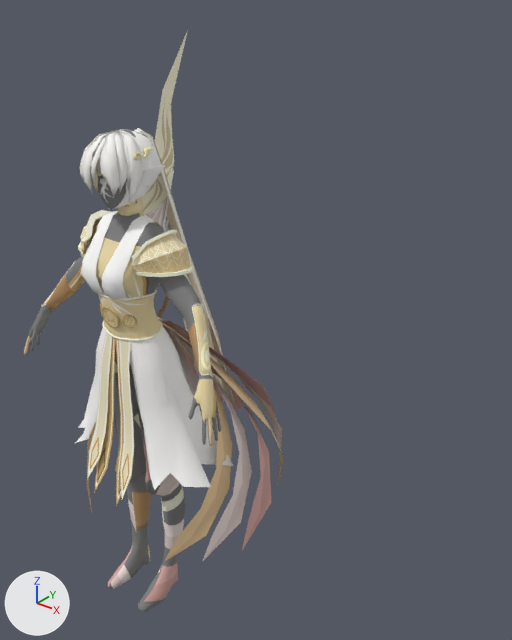
Two versions of the FBX model 모델링 fbx파일/character/sei/sei_fbx.FBX, one commit apart.
The view is the same before and after, from a camera (50 mm lens) standing at (2.85, -2.47, 3.77) and looking at (0.54, 0.42, 1.97). The axes (+X, +Y, +Z) are drawn at lower left. The lights are the same throughout. Where no turn or scale is listed for an object, it has been applied to the vertices.

Objects in the first picture: 'Object011', 'weapon', 'z001', 'z002', 'z003', 'z004'.
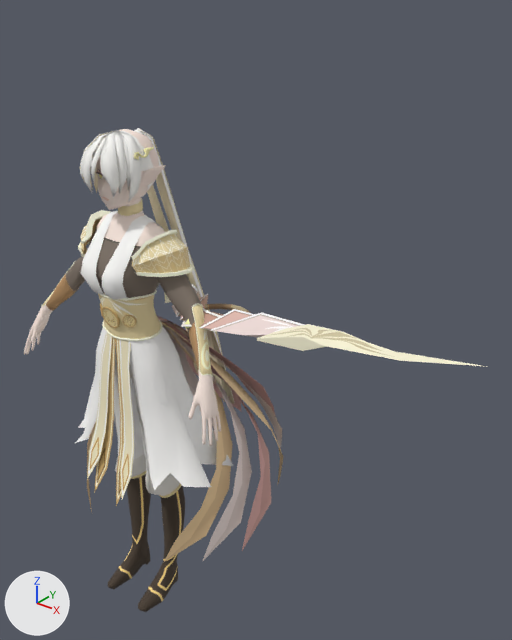
Location of each change, [x1, y1, x2, y2] in pixels of the pictures (512 x 640 px):
'z001', recoloured
    both: [24, 129, 221, 612]
'weapon', moved, turned
    before: [141, 31, 188, 377]
    after: [164, 284, 488, 367]

What the commit changed:
me_mesh_003 has 4099 vertices, 4198 faces and spans x -0.8..0.8, y -0.35..0.35, z -1.53..1.53.
me_mesh_003 no longer uses material mat_02___default (picture img_sei_01_png).
me_mesh_003 now uses material mat_01___default (picture img_sei_02_png).
Object 'weapon' (ob_weapon) moves from (0.0, 0.254, 2.106) to (0.566, 0.254, 2.106).
Object 'weapon' (ob_weapon) turns from (177, 1.3, 87) to (-97, 2.2, 76) degrees about x, y and z.
